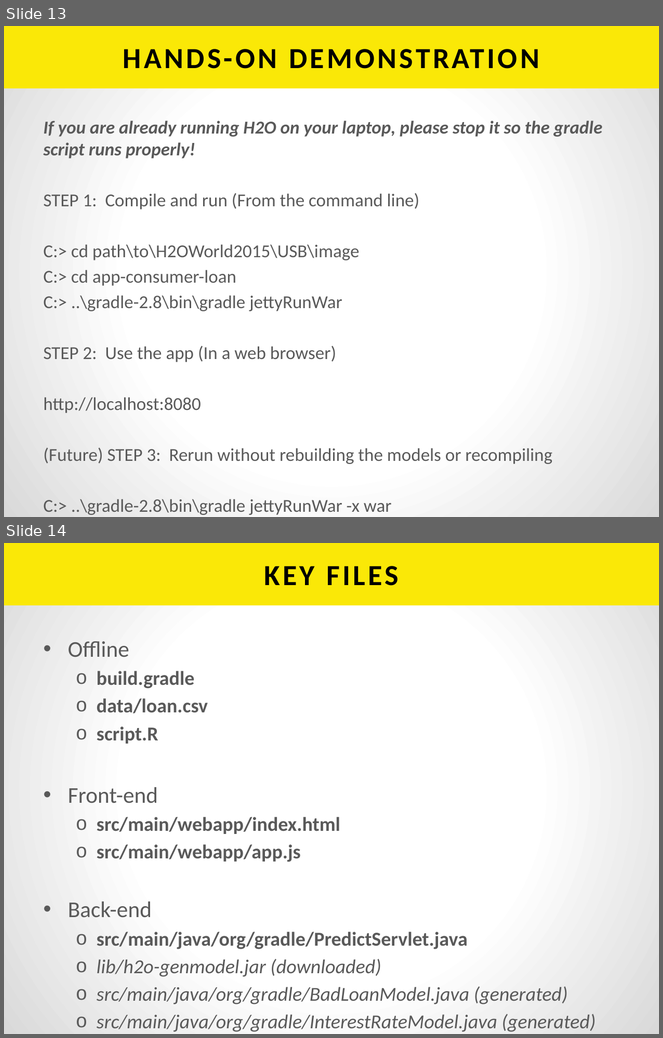
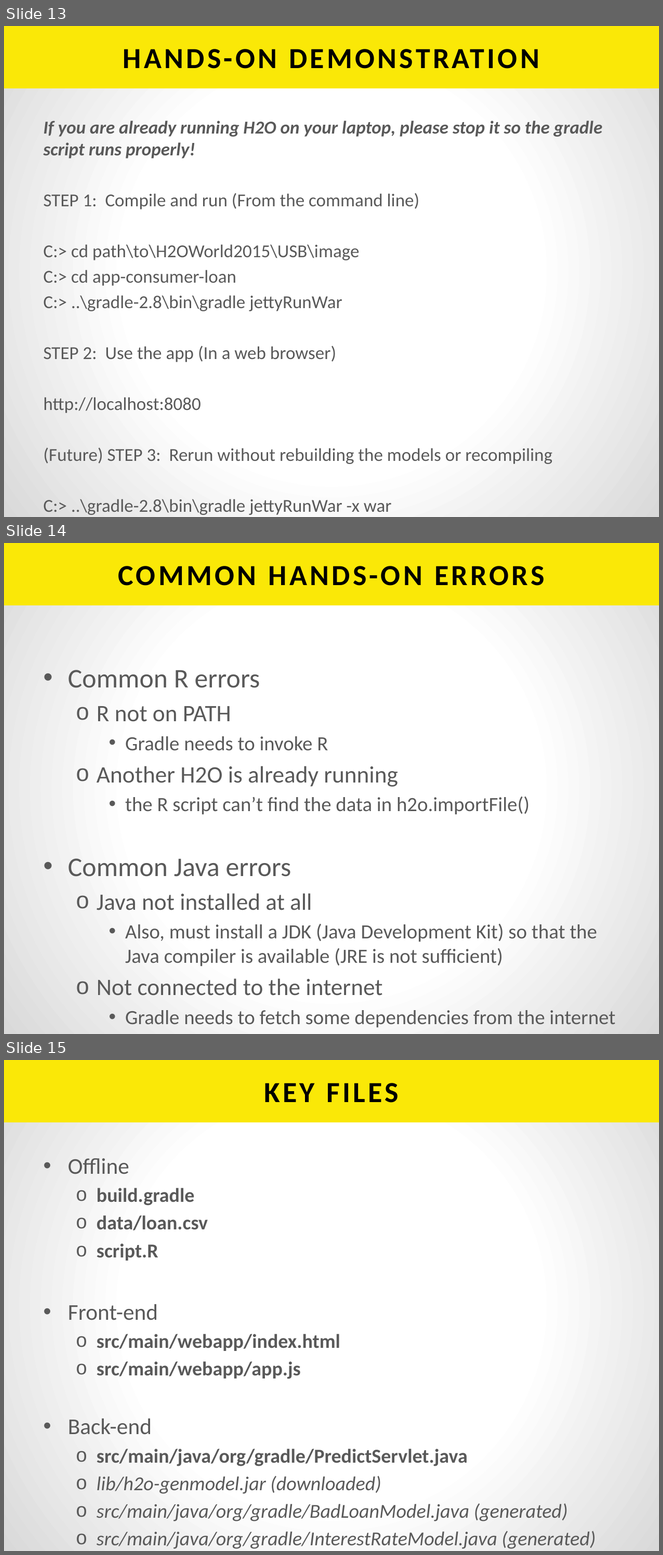
Before and after one commit to h2oai/h2o-tutorials, a slide deck: tutorials/building-a-smarter-application/BuildingASmarterApplication.pptx. Shown one above the other, each under a label of ours: slides 13 and 14 before the commit, slides 13, 14 and 15 after it. The pictures are 663x1038 and 663x1555 pixels, drawn with LibreOffice and Linux fonts; fonts in the diff are those of the drawing; background and template pictures are left out. Boxes give left, top, right and bottom in pixels: in the first picture for what was removed or moved away, otherwise in the second. Text is boxed around its words. In the diff, an @@ line names an element or a change of style, - is before the commit and + after.

```diff
--- a/tutorials/building-a-smarter-application/BuildingASmarterApplication.pptx
+++ b/tutorials/building-a-smarter-application/BuildingASmarterApplication.pptx
@@ slide 14 added at box(4, 543, 659, 1034), background gradient #FFFFFF to #D9D9D9; not listed: 1 template element that a slide beside it also shows @@
@@ title added at box(118, 566, 544, 586), 32 pt, text #000000, bold @@
+COMMON HANDS-ON ERRORS
@@ text added at box(68, 670, 616, 1028), 22.2 pt, text #595959 @@
+• Common R errors
+  o R not on PATH
+    • Gradle needs to invoke R
+  o Another H2O is already running
+    • the R script can’t find the data in h2o.importFile()
+• Common Java errors
+  o Java not installed at all
+    • Also, must install a JDK (Java Development Kit) so that the Java compiler is available (JRE is not sufficient)
+  o Not connected to the internet
+    • Gradle needs to fetch some dependencies from the internet
@@ what was slide 14 is now slide 15 @@
```
Also in this commit, not shown: 3 slides changed, 1 other file.
